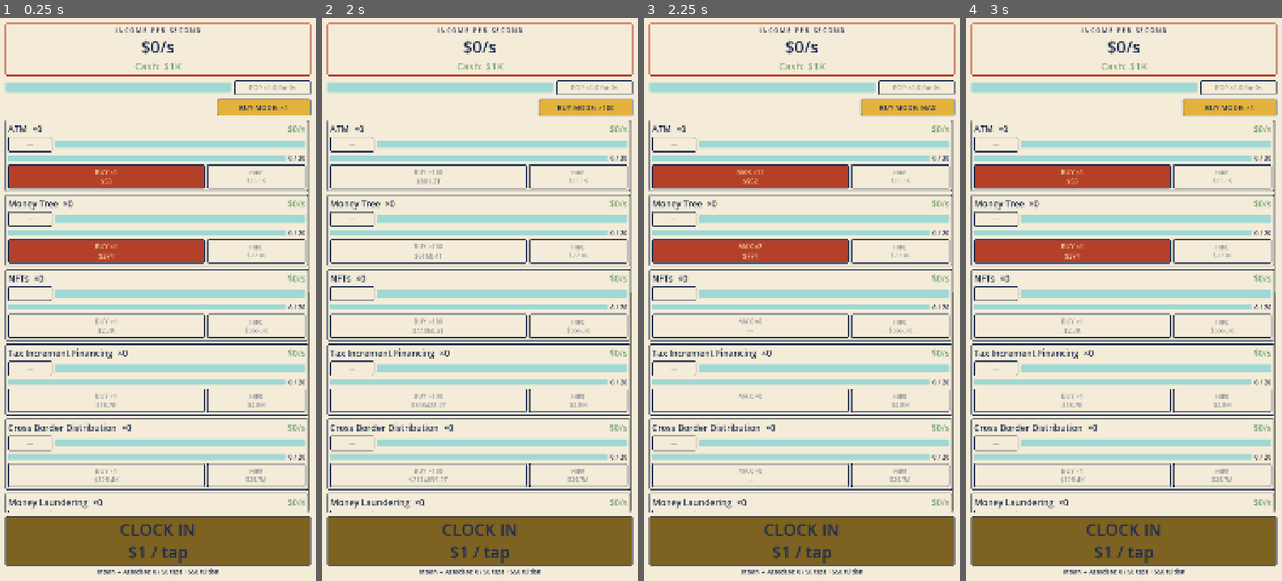
Above: before the commit, frames 1-4 (left to right).
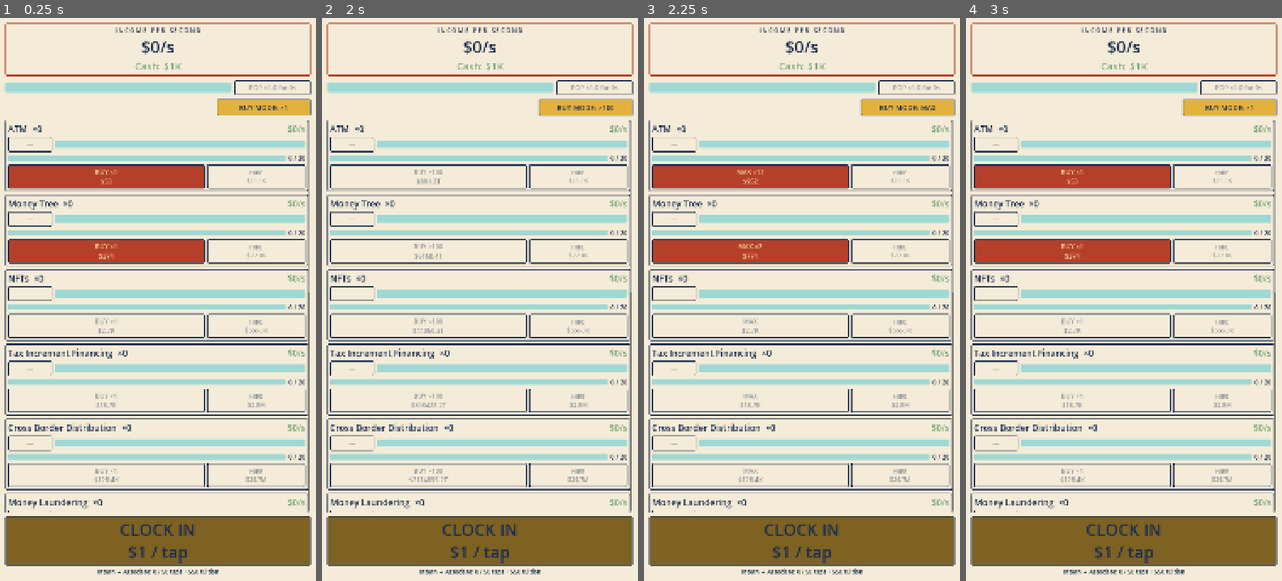
Above: after the commit, the same moments.

Repository: TimGoergen/american-tycoon
Game: Godot game, scene res://Main.tscn
Same seed, same stepped clock (60 frames per second), same inputs: the game is played once before the commit and once after it.
Inputs:
- Up to frame 1 (0.25 s): no input
- Up to frame 2 (2 s): click "BUY MODE: ×1" at 0.5 s; click "BUY MODE: ×10" at 1.25 s
- Up to frame 3 (2.25 s): click "BUY MODE: ×100" at 2 s
- Up to frame 4 (3 s): click "BUY MODE: MAX" at 2.75 s

Frames 1-2 are identical in both runs. In frame 3, 0.2% of the frame differs, in the area x 29-38%, y 53-83%; in frame 4, nothing differs.

Commit message:
Staffed hire button faint green; show cost when unaffordable
- Hire button: once a property is staffed, recolor it a faint green
  (UiPalette.make_staffed_style) instead of the default disabled cream, so
  automated properties read at a glance. Applied once (staffing is permanent).
- Buy button: in MAX mode with nothing affordable, show the next single
  unit's cost instead of a blank '—', so the player sees how close they are.

Co-Authored-By: Claude Fable 5 <noreply@anthropic.com>

Diff:
--- a/game/scripts/ui/PropertyRow.gd
+++ b/game/scripts/ui/PropertyRow.gd
@@ -39,6 +39,10 @@
 var _milestone_label: Label
 var _buy_button: Button
 var _hire_button: Button
+
+## Set once when the property becomes staffed, so the faint-green restyle is applied
+## a single time rather than every frame (staffing is permanent).
+var _hire_staffed_styled := false
 
 
 ## Call before adding to the tree.
@@ -208,6 +212,14 @@
 	if _prop.is_staffed:
 		_hire_button.text = "STAFFED"
 		_hire_button.disabled = true
+		if not _hire_staffed_styled:
+			# Staffing is permanent; recolor the button a faint green once to signal
+			# the property is automated (instead of the default disabled cream).
+			var staffed_style := UiPalette.make_staffed_style()
+			_hire_button.add_theme_stylebox_override("disabled", staffed_style)
+			_hire_button.add_theme_stylebox_override("normal", staffed_style)
+			_hire_button.add_theme_color_override("font_disabled_color", UiPalette.NAVY)
+			_hire_staffed_styled = true
 	else:
 		var staff_cost := _prop.get_staff_cost()
 		_hire_button.text = "HIRE\n%s" % Money.of(staff_cost).display()
@@ -234,7 +246,9 @@
 			caption = "MAX ×%d" % count
 
 	if count <= 0:
-		_buy_button.text = "%s\n—" % caption
+		# MAX mode with nothing affordable yet: show the next single unit's cost so
+		# the player can see how close they are, instead of a blank "—".
+		_buy_button.text = "MAX\n%s" % Money.of(_prop.get_bulk_cost(1)).display()
 		_buy_button.disabled = true
 		return
 
--- a/game/scripts/ui/UiPalette.gd
+++ b/game/scripts/ui/UiPalette.gd
@@ -74,6 +74,12 @@
 	bar.add_theme_stylebox_override("fill", fill)
 
 
+## Faint-green plate for a staffed property's hire button — signals "this one is
+## automated" (a soft money-green wash over the cream card, navy border).
+static func make_staffed_style() -> StyleBoxFlat:
+	return _make_plate(CREAM.lerp(MONEY_GREEN, 0.45), NAVY)
+
+
 static func _make_plate(bg_color: Color, border_color: Color) -> StyleBoxFlat:
 	var style := StyleBoxFlat.new()
 	style.bg_color = bg_color
Not shown, changed: docs/American_Tycoon_UI_Design_Notes_v0_1.md
